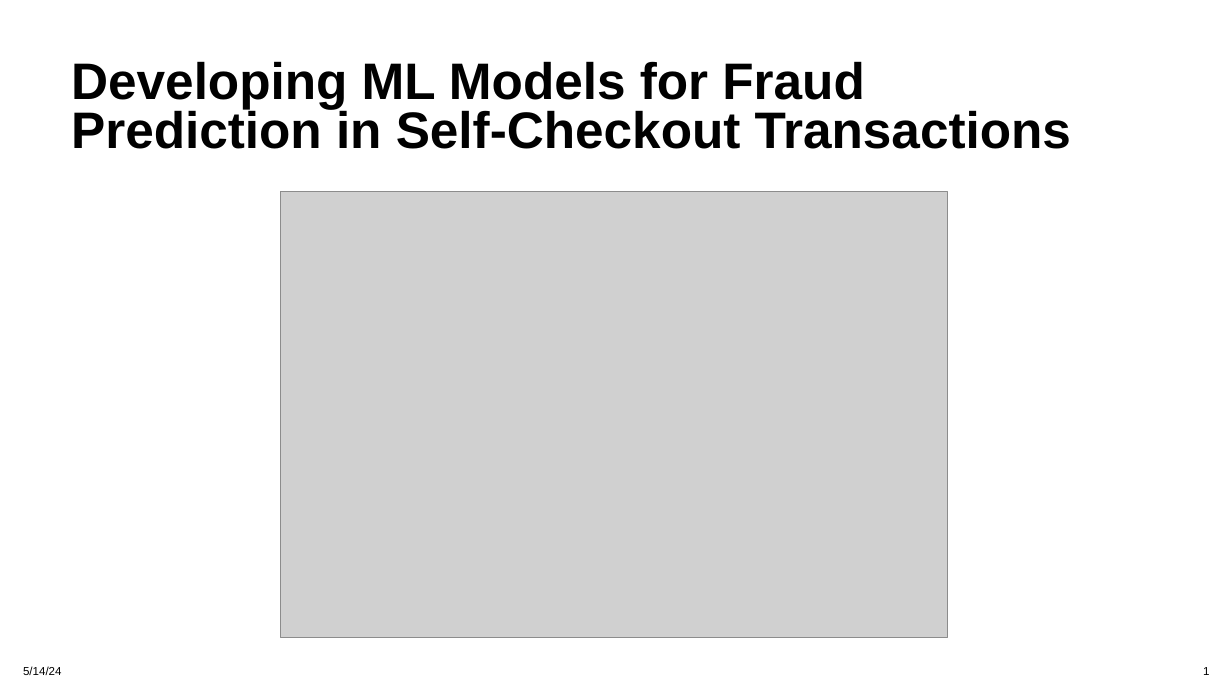
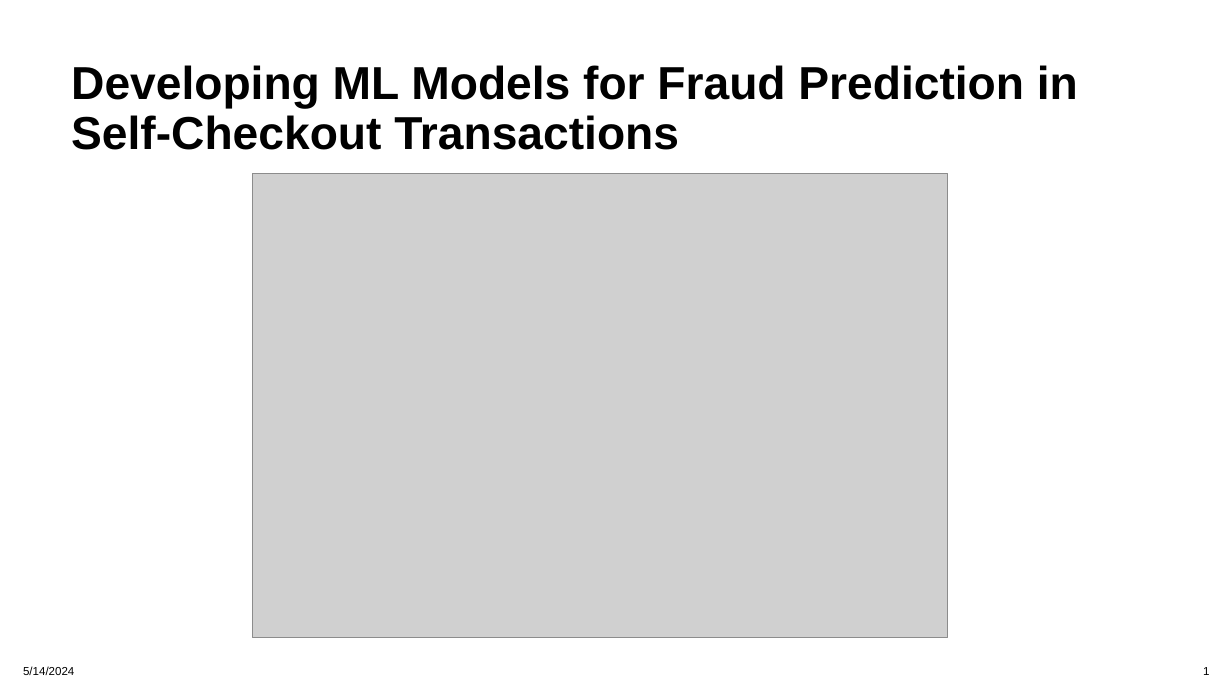
Before and after one commit to tahidul94/UNO_contest2, a slide deck: slide 1 of Md_Tahidul_Islam.pptx. Drawn at 1232x693 pixels with LibreOffice and Linux fonts; fonts in the diff are those of the drawing; grey boxes stand for pictures. Boxes give left, top, right and bottom in pixels: in the first picture for what was removed or moved away, otherwise in the second. Text is boxed around its words. In the diff, an @@ line names an element or a change of style, - is before the commit and + after.

```diff
--- a/Md_Tahidul_Islam.pptx
+++ b/Md_Tahidul_Islam.pptx
@@ text "Developing ML Models for Fraud ..." at (71,65,1078,150): size 40 to 36 pt; line spacing 0.8 to 0.9 @@
@@ picture: place and size @@
-picture at (280,192,947,638)
+picture at (252,174,948,638)
@@ text at (23,666,74,675): text changed @@
-5/14/24
+5/14/2024
```
Also in this commit, not shown: 11 other slides changed.
